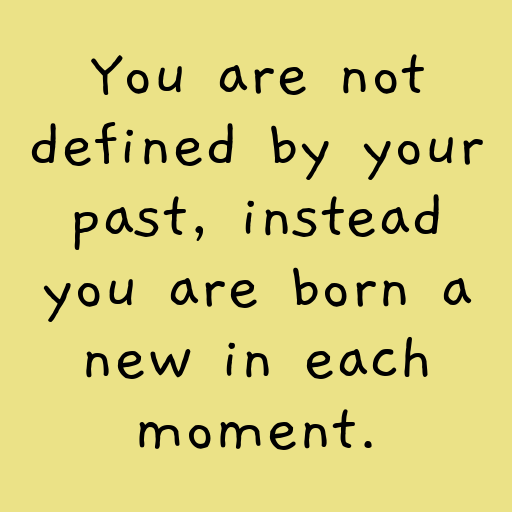
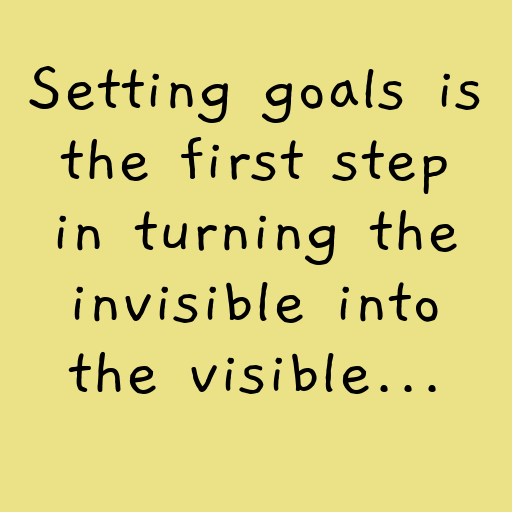
Comparing the layer stacks of the two 512 x 512 images. Changes:
painted on "..." over [left=29, top=54, right=483, bottom=450]
